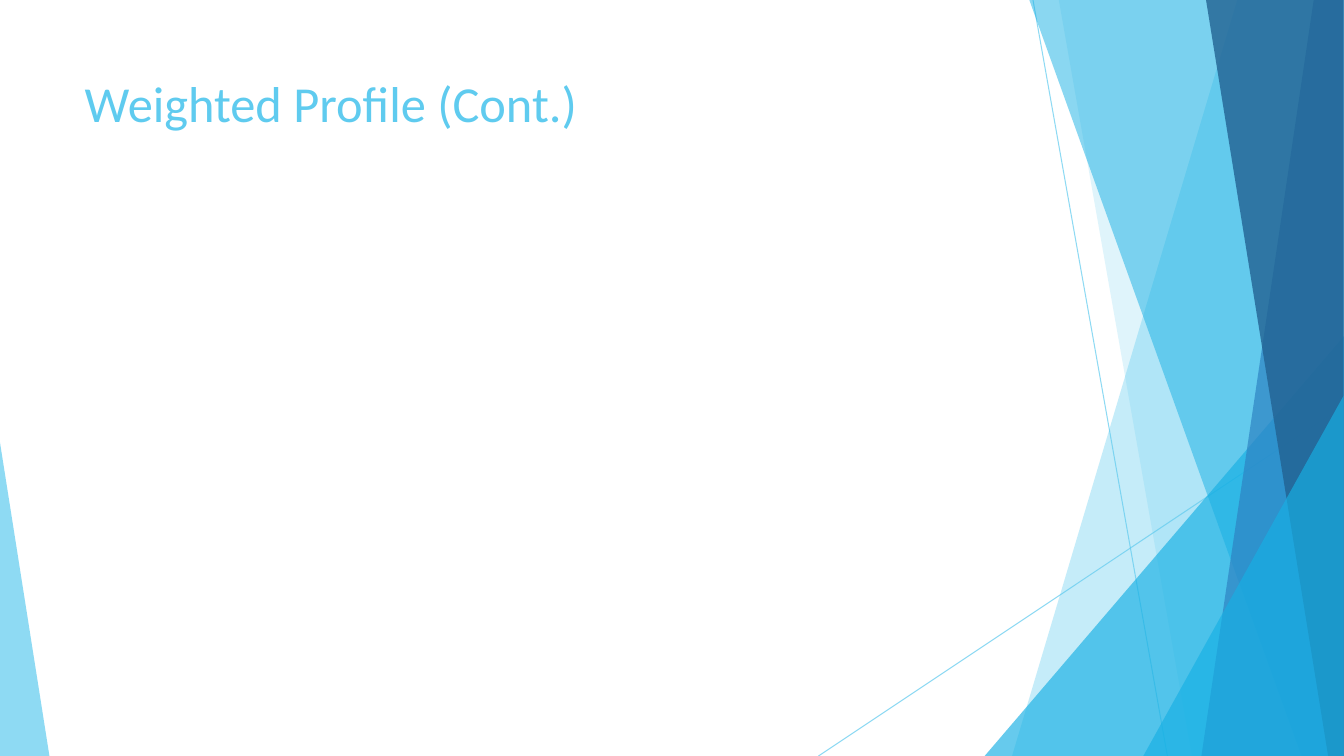
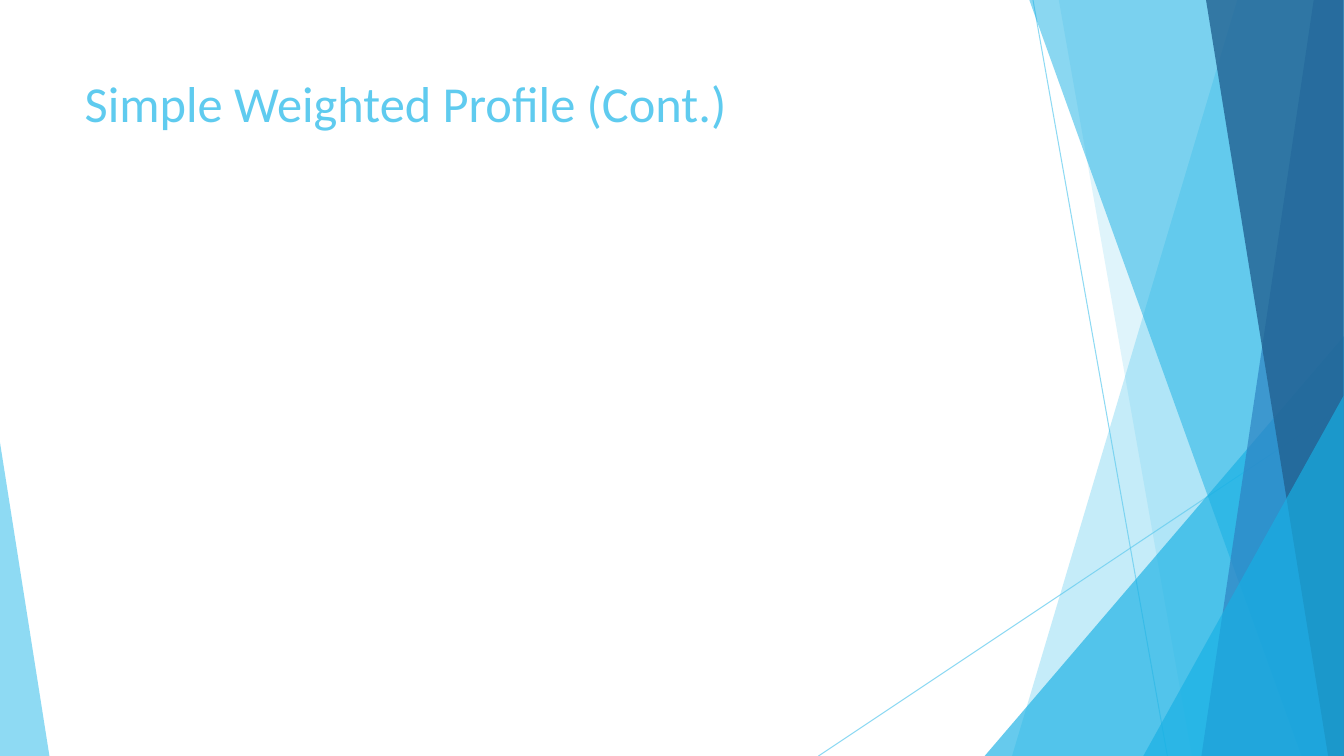
Before and after one commit to AbdullahAlZoabi/Drug-Target-Interaction-Prediction, a slide deck: slide 13 of Presentation/Drug-Target Interaction Prediction.pptx. Drawn at 1344x756 pixels with LibreOffice and Linux fonts; fonts in the diff are those of the drawing; grey boxes stand for pictures. Boxes give left, top, right and bottom in pixels: in the first picture for what was removed or moved away, otherwise in the second. Text is boxed around its words. In the diff, an @@ line names an element or a change of style, - is before the commit and + after.

```diff
--- a/Presentation/Drug-Target Interaction Prediction.pptx
+++ b/Presentation/Drug-Target Interaction Prediction.pptx
@@ title at <box>85,85,727,131</box>: text changed @@
-Weighted Profile (Cont.)
+Simple Weighted Profile (Cont.)
```
Also in this commit, not shown: 5 other slides changed.
